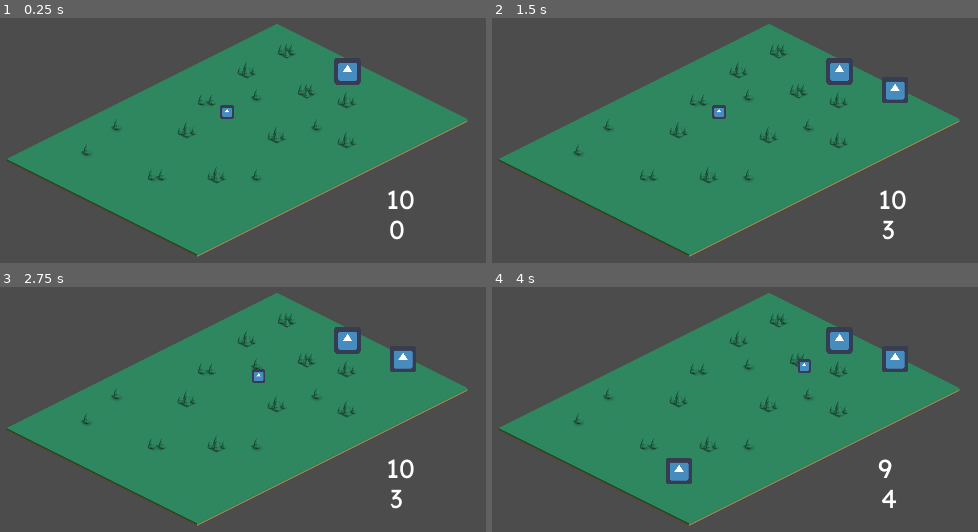
Above: before the commit, frames 1-4 (two rows, left to right).
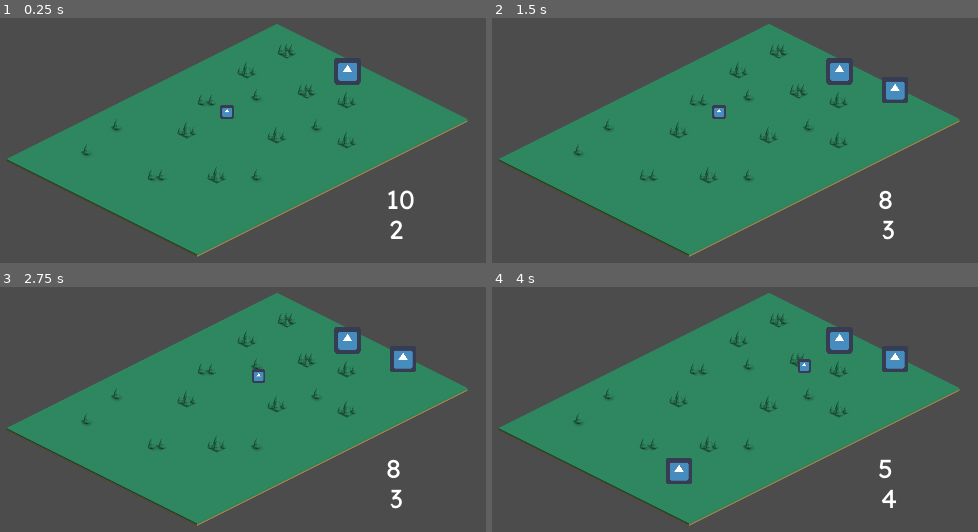
Above: after the commit, the same moments.

Repository: rayosdev/Doorigin
Game: Godot game, scene res://Main.tscn
The game is run twice, just before and just after one commit, with the same random seed, the same clock (stepped at 60 frames per second) and the same inputs. The engine's default icon, where the game draws it, is replaced by a stand-in: a white triangle on a blue panel in a dark square.
Inputs (mouse positions are in pixels of both pictures, inside the frame that each line leads up to):
- Up to frame 1 (0.25 s): no input
- Up to frame 2 (1.5 s): tap Enter at 0.5 s; move the mouse to (895, 89) at 0.52 s; hold D (move_right) 0.53-1.28 s; tap Space (place_tower) at 0.6, 1.25 s; click (895, 89) at 0.67 s; move the mouse to (560, 135) at 1.27 s; hold S (move_down) from 1.28 s (still down); tap F (settle_base) at 1.35 s
- Up to frame 3 (2.75 s): tap Enter at 2 s; move the mouse to (outside the picture) at 2.02 s; release S (move_down) at 2.03 s; hold D (move_right) from 2.03 s (still down); tap Space (place_tower) at 2.1 s
- Up to frame 4 (4 s): move the mouse to (676, 470) at 2.77 s; release D (move_right) at 2.78 s; hold W (move_up) 2.78-3.53 s; tap F (settle_base) at 2.85 s; click (676, 470) at 2.92 s; tap Space (place_tower) at 3.5, 3.6 s; move the mouse to (958, 448) at 3.52 s; hold A (move_left) from 3.53 s (still down)

The runs differ from the first frame. In frame 1, 0.1% of the frame differs, in the area x 80-84%, y 82-91%; in frame 2, 0.3%, in the area x 79-86%, y 70-79%; in frame 3, 0.3%; in frame 4, 0.1%.

Commit message:
Fiks bug med å kjøpe tårn

Diff:
--- a/script/Store.gd
+++ b/script/Store.gd
@@ -17,7 +17,7 @@
 func place_tower():
 	towers_placed += 1
 	set_price_of_tower(2 + towers_placed)
-func get_price_of_tower(): return towers_placed
+func get_price_of_tower(): return price_of_tower
 func set_price_of_tower(new_price_of_tower):
 	emit_signal("on_price_of_tower_change", new_price_of_tower)
 	price_of_tower = new_price_of_tower
